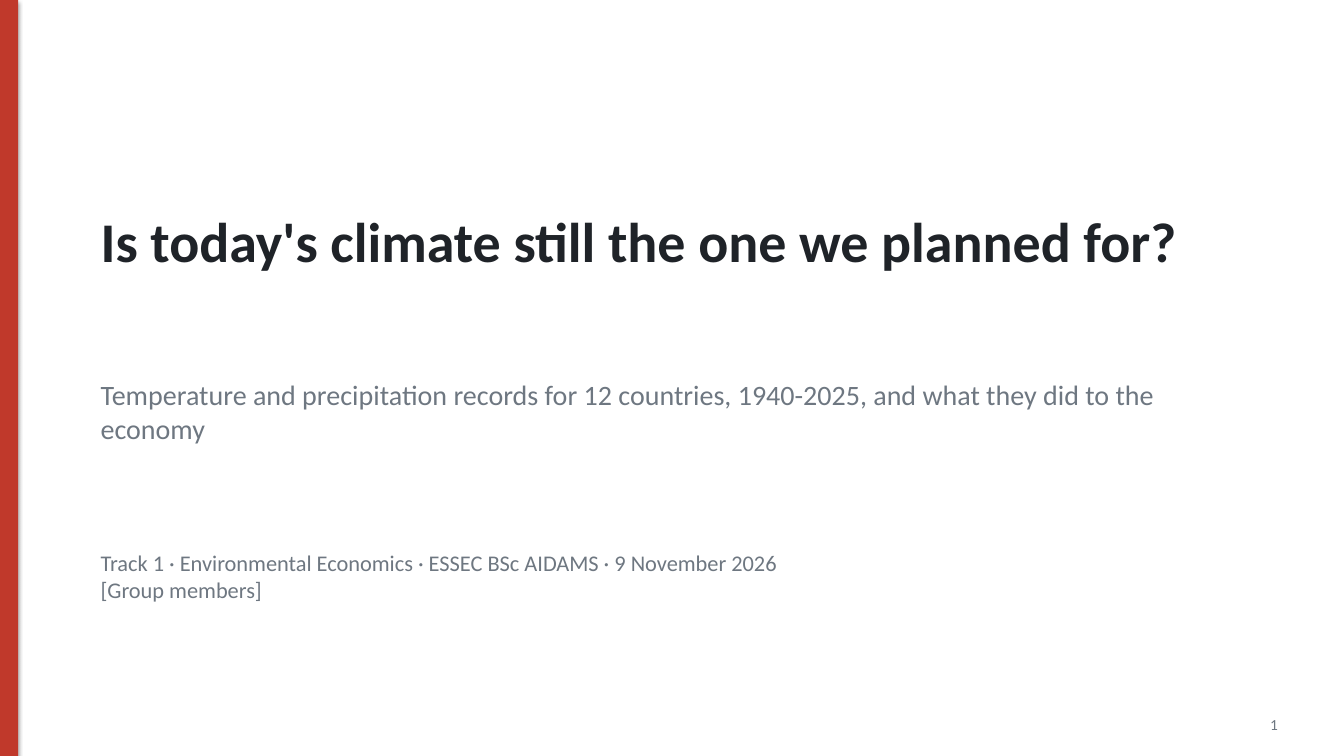
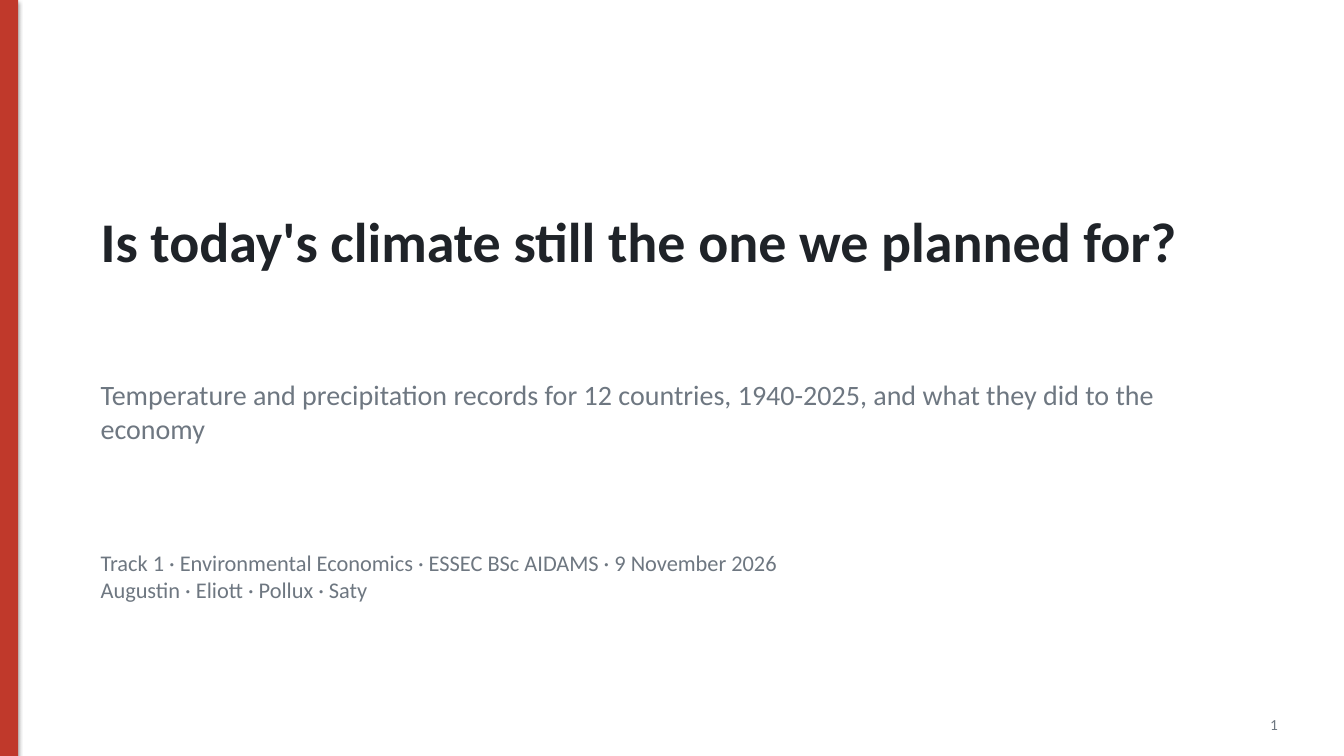
Before and after one commit to Polluxgnr/Environemental-economics-, a slide deck: slide 1 of presentation/Track1_presentation.pptx. Drawn at 1344x756 pixels with LibreOffice and Linux fonts; fonts in the diff are those of the drawing. Boxes give left, top, right and bottom in pixels: in the first picture for what was removed or moved away, otherwise in the second. Text is boxed around its words. In the diff, an @@ line names an element or a change of style, - is before the commit and + after.

Commit message:
Hand-in version: author names, AI-use statement, designed deck
- paper: authors (Augustin, Eliott, Pollux Gronier, Saty) and the AI-use
  statement naming each tool and what it was used for; PDF rebuilt (9 pages)
- presentation: designed 16-slide deck (source in presentation/deck_source),
  clean chart exports and warming-stripes cover from 06_presentation.py,
  readable coefficient chart, names on the title slide, Q&A roles for four
- final audit updated: full re-run reproduces every result, paper tables match
  the generated tables, no placeholders, no broken links

```diff
--- a/presentation/Track1_presentation.pptx
+++ b/presentation/Track1_presentation.pptx
@@ text at (101,582,367,602): text changed @@
-[Group members]
+Augustin · Eliott · Pollux · Saty
```
Also in this commit, not shown: 36 other files.
